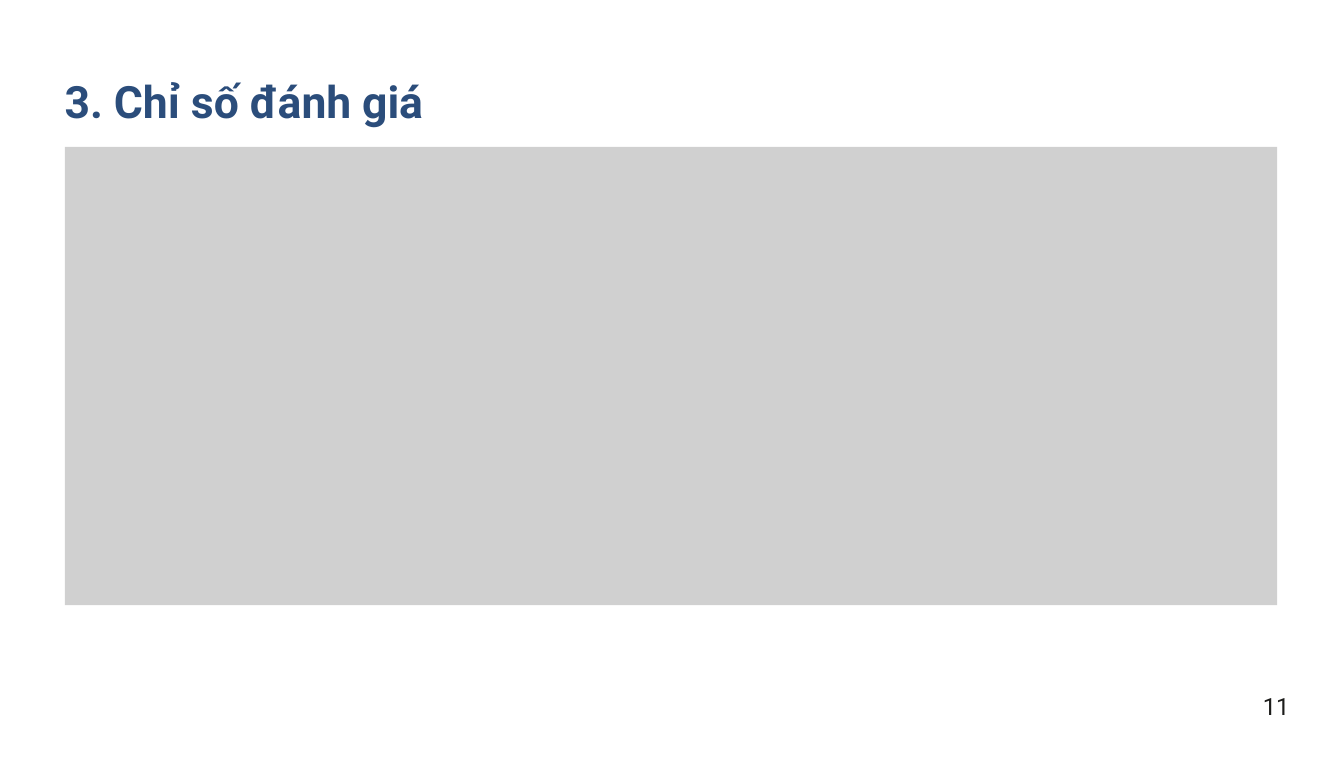
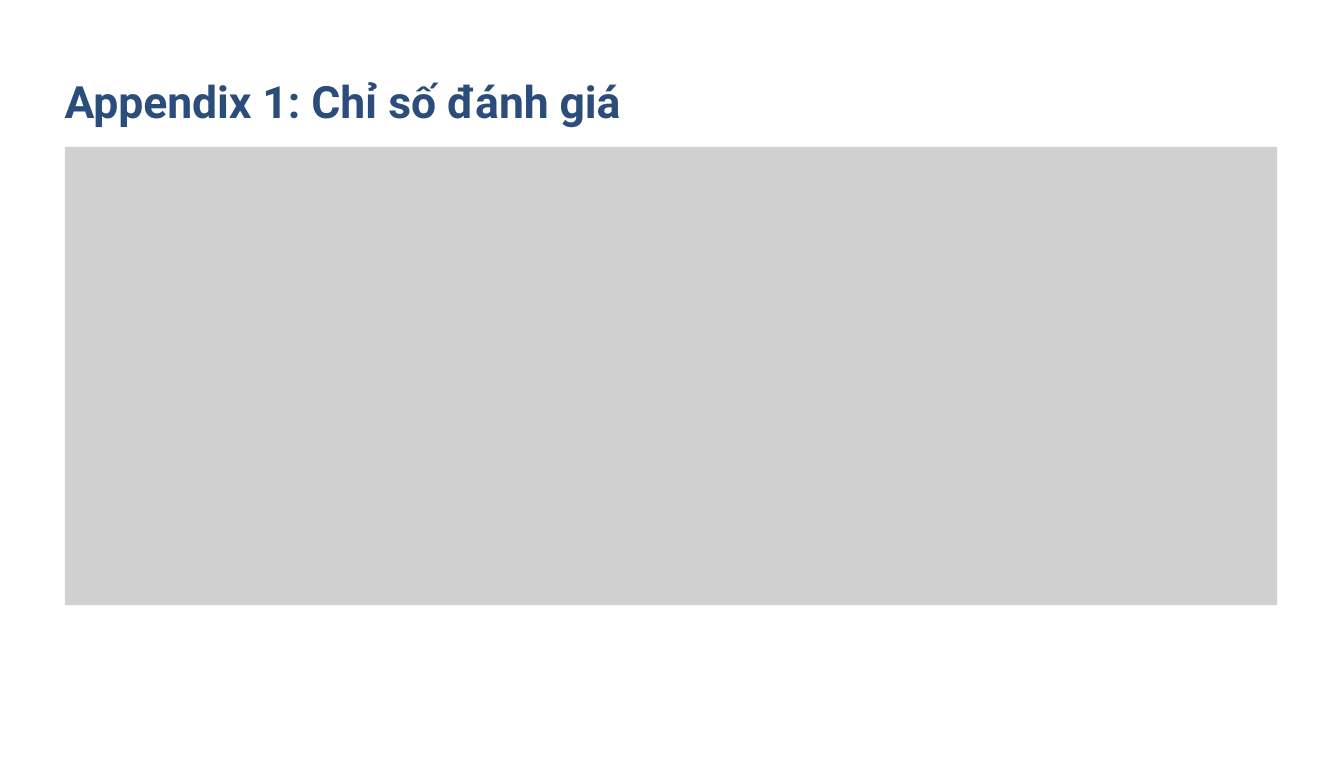
Before and after one commit to levanmanhbka/ptit_nlp, a slide deck: slide 32 of docs/Nhom12_SlideBaoCaoCuoiKy.pptx (slide 12 before the commit). Drawn at 1344x757 pixels with LibreOffice and Linux fonts; fonts in the diff are those of the drawing; grey boxes stand for pictures. Boxes give left, top, right and bottom in pixels: in the first picture for what was removed or moved away, otherwise in the second. Text is boxed around its words. In the diff, an @@ line names an element or a change of style, - is before the commit and + after.

```diff
--- a/docs/Nhom12_SlideBaoCaoCuoiKy.pptx
+++ b/docs/Nhom12_SlideBaoCaoCuoiKy.pptx
@@ text at bbox=[65, 82, 621, 128]: text changed @@
-3. Chỉ số đánh giá
+Appendix 1: Chỉ số đánh giá
@@ text removed at bbox=[1263, 698, 1290, 715] @@
-11
```
Also in this commit, not shown: 12 other slides changed, 9 slides added, 1 slide removed.
